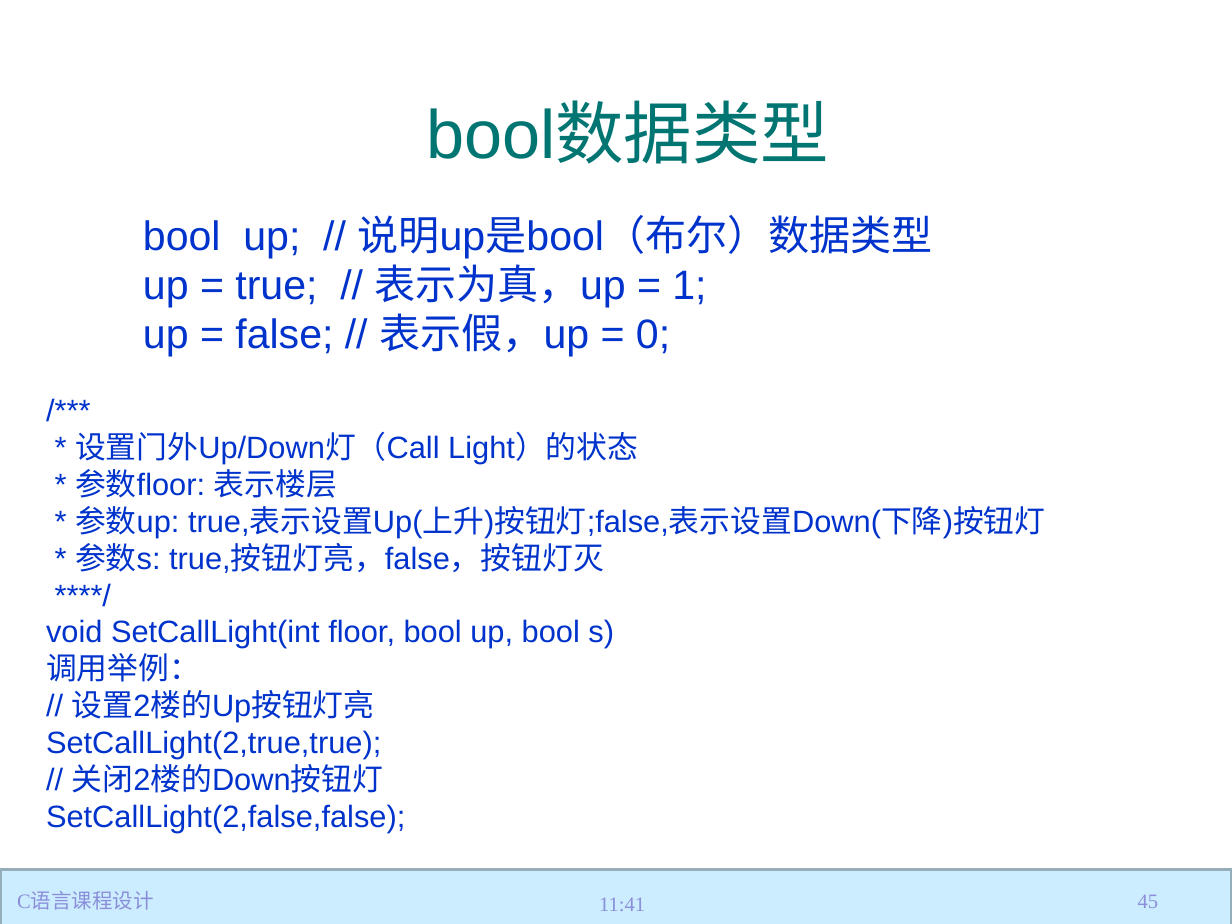
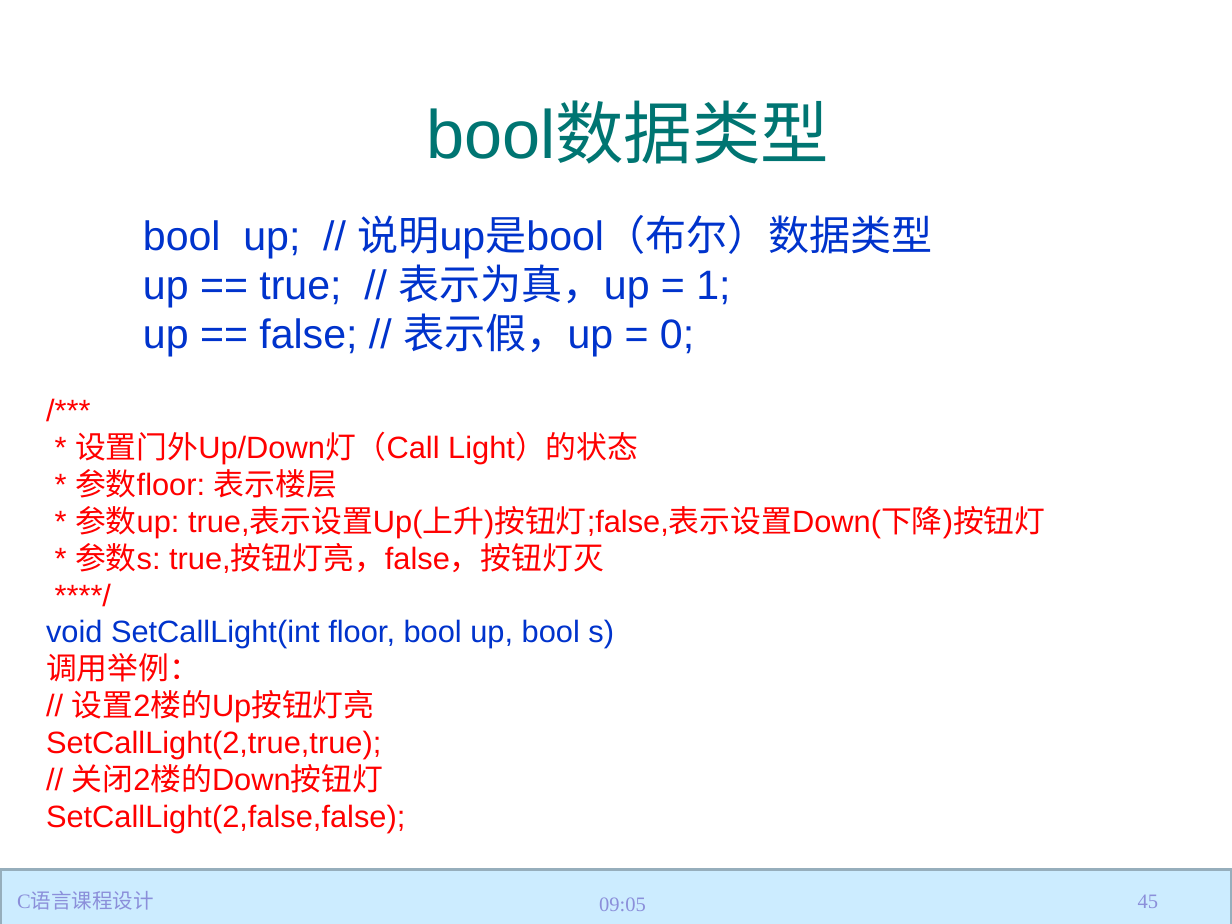
Before and after one commit to jtrfid/C-Repositories, a slide deck: slide 45 of 2017/C语言课程设计/C语言课程设计.pptx. Drawn at 1232x924 pixels with LibreOffice and Linux fonts; fonts in the diff are those of the drawing; background and template pictures are left out. Boxes give left, top, right and bottom in pixels: in the first picture for what was removed or moved away, otherwise in the second. Text is boxed around its words. In the diff, an @@ line names an element or a change of style, - is before the commit and + after.

```diff
--- a/2017/C语言课程设计/C语言课程设计.pptx
+++ b/2017/C语言课程设计/C语言课程设计.pptx
@@ text at [143,257,730,357]: text changed @@
-up = true; // 表示为真，up = 1;
-up = false; // 表示假，up = 0;
+up == true; // 表示为真，up = 1;
+up == false; // 表示假，up = 0;
@@ text at [46,431,1045,833]: text colour #0033CC to #FF0000 in "/***", "* 设置门外Up/Down灯（Call Light）的状态", "* 参数floor: 表示楼层", "* 参数up: true,表示设置Up(上升)按钮灯;false,表示设置Down(下降)按钮灯" and 7 more places @@
@@ text at [599,897,646,911]: text changed @@
-11:41
+09:05
```
Also in this commit, not shown: 56 other slides changed, 4 other files.
